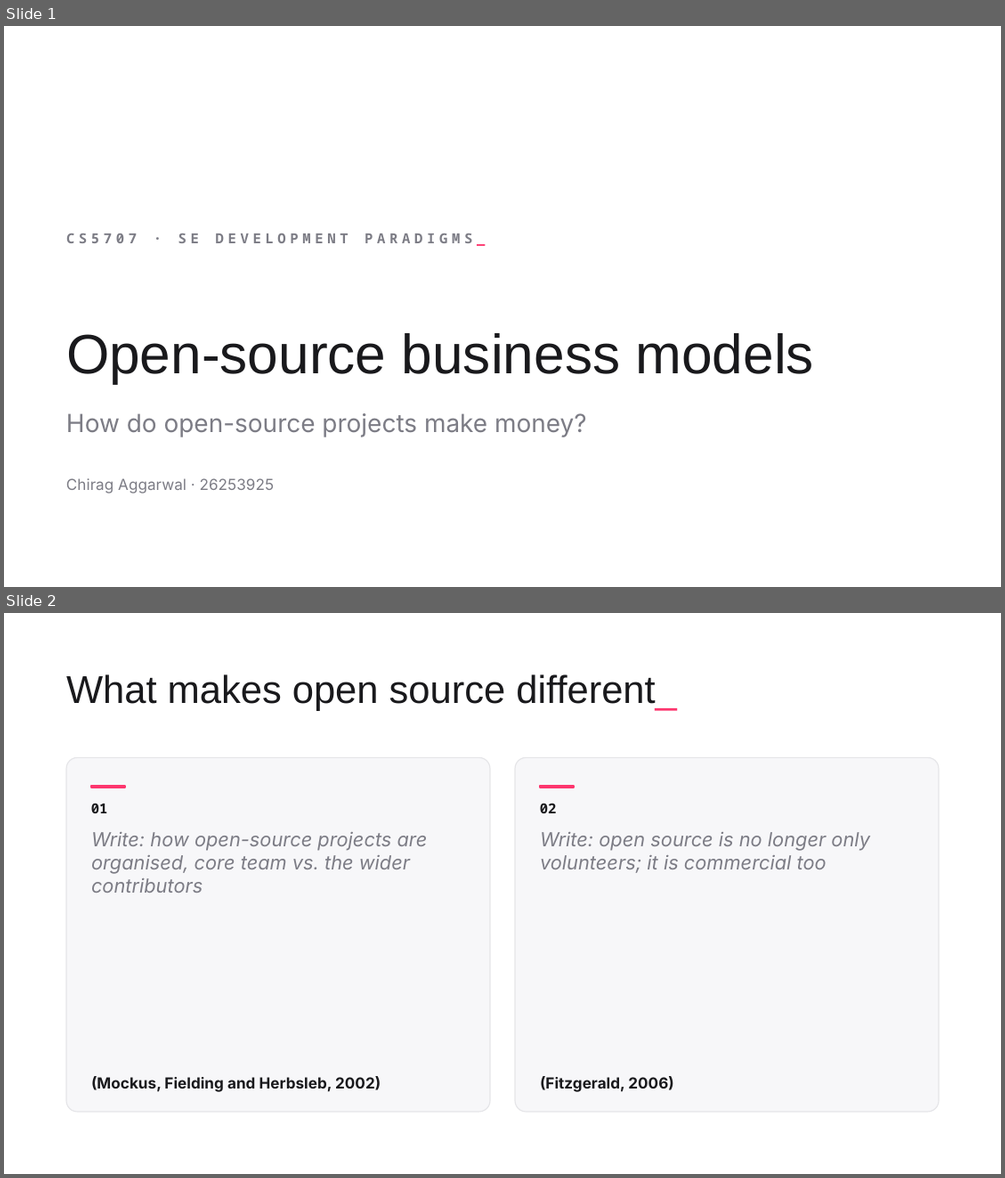
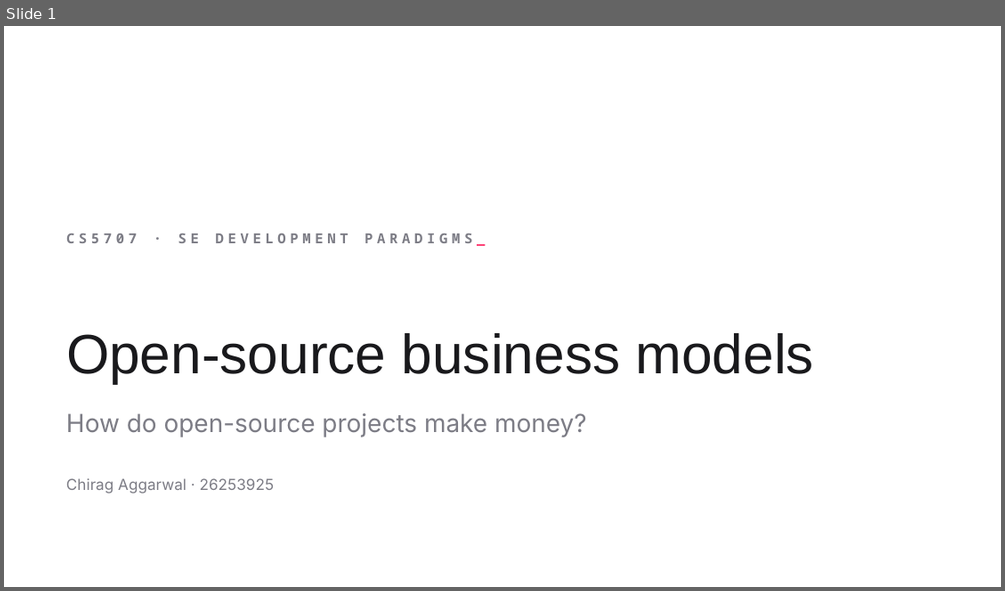
Before and after one commit to ChiragAgg5k/ul-university-notes, a slide deck: 2026-27/SEM1/CS5707 - SE Development Paradigms/Presentation/CS5707 Presentation - Chirag Aggarwal.pptx. Shown one above the other, each under a label of ours: slides 1 and 2 before the commit, slide 1 after it. The pictures are 1005x1178 and 1005x591 pixels, drawn with LibreOffice and Linux fonts; fonts in the diff are those of the drawing; background and template pictures are left out. Boxes give left, top, right and bottom in pixels: in the first picture for what was removed or moved away, otherwise in the second. Text is boxed around its words. In the diff, an @@ line names an element or a change of style, - is before the commit and + after.

```diff
--- a/2026-27/SEM1/CS5707 - SE Development Paradigms/Presentation/CS5707 Presentation - Chirag Aggarwal.pptx
+++ b/2026-27/SEM1/CS5707 - SE Development Paradigms/Presentation/CS5707 Presentation - Chirag Aggarwal.pptx
@@ slide 2 removed at box(4, 613, 1001, 1174), background picture (left out) @@
@@ title removed at box(66, 674, 677, 711) @@
-What makes open source different_
@@ rounded rectangle removed at box(65, 757, 489, 1111) @@
@@ rounded rectangle removed at box(514, 757, 938, 1111) @@
@@ rectangle removed at box(92, 786, 126, 787) @@
@@ rectangle removed at box(541, 786, 574, 787) @@
@@ text removed at box(91, 803, 108, 813) @@
-01
@@ text removed at box(540, 803, 557, 813) @@
-02
@@ text removed at box(91, 832, 428, 892) @@
-Write: how open-source projects are organised, core team vs. the wider contributors
@@ text removed at box(540, 832, 870, 873) @@
-Write: open source is no longer only volunteers; it is commercial too
@@ text removed at box(91, 1076, 380, 1092) @@
-(Mockus, Fielding and Herbsleb, 2002)
@@ text removed at box(540, 1076, 674, 1092) @@
-(Fitzgerald, 2006)
```
Also in this commit, not shown: 3 slides changed, 2 slides added, 1 other slide removed, 1 other file.
